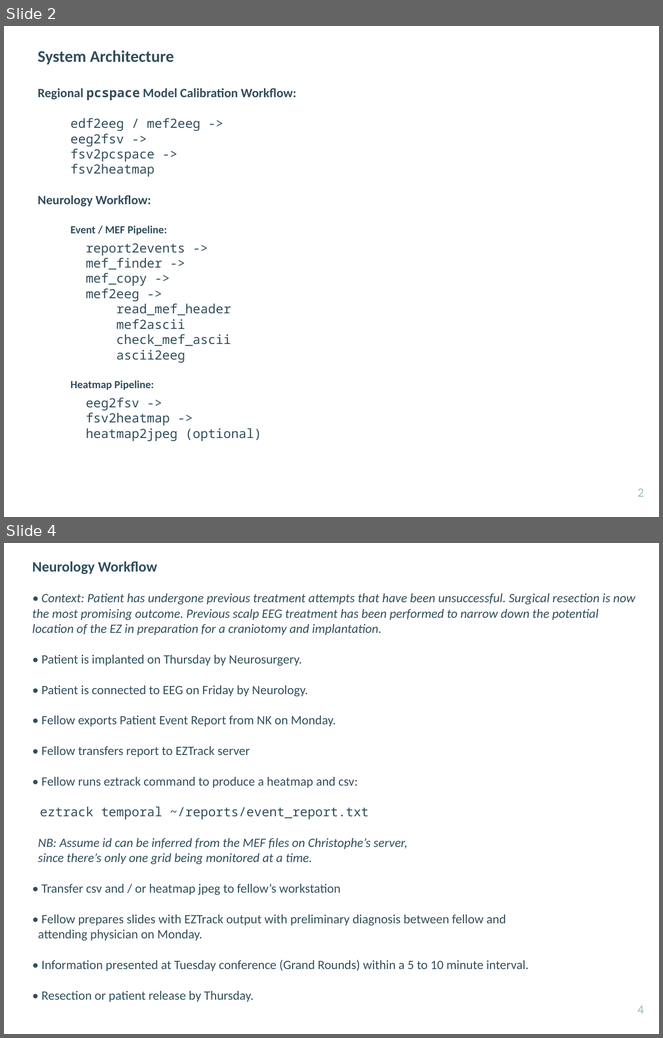
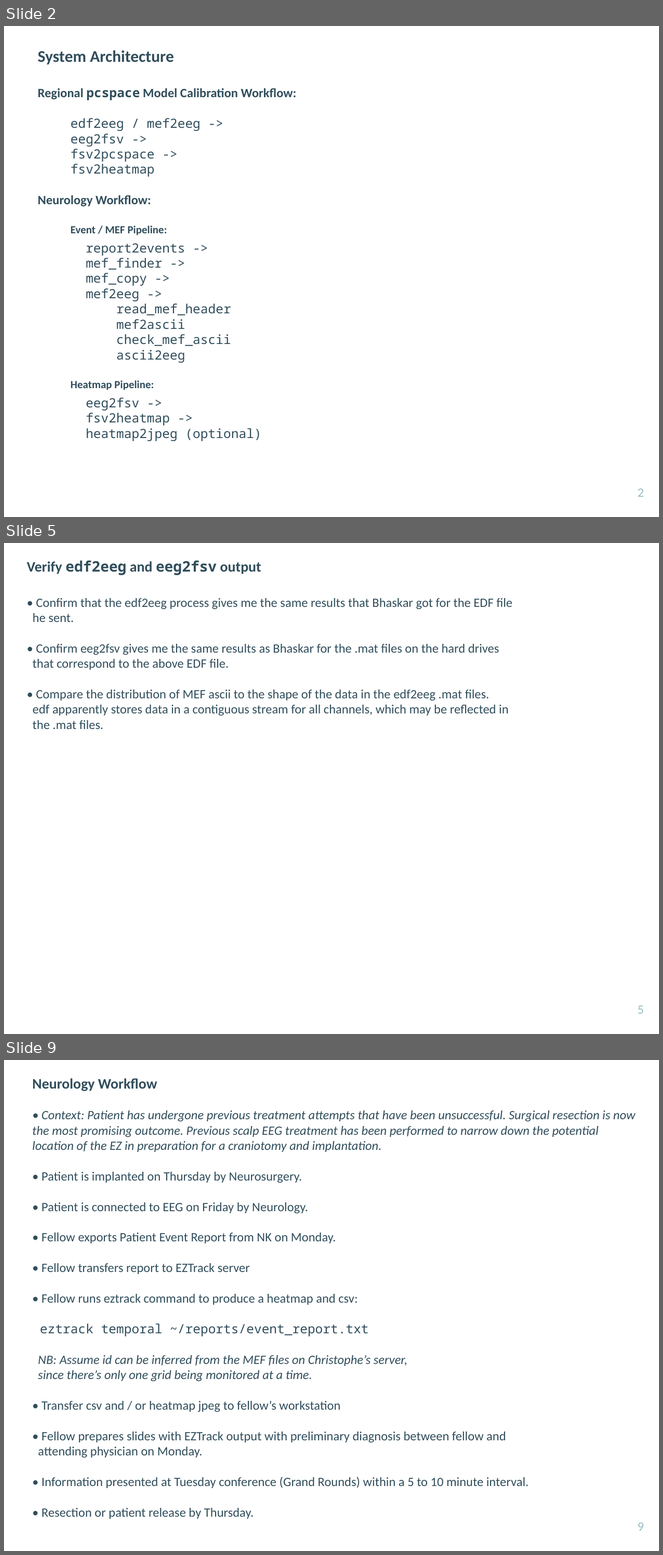
Before and after one commit to ncsl/network_neuroscience_epilepsy, a slide deck: EZTrack-implementation-guide.pptx. Shown one above the other, each under a label of ours: slides 2 and 4 before the commit, slides 2, 5 and 9 after it; the slides between them are not shown. The pictures are 663x1038 and 663x1555 pixels, drawn with LibreOffice and Linux fonts; fonts in the diff are those of the drawing. Boxes give left, top, right and bottom in pixels: in the first picture for what was removed or moved away, otherwise in the second. Text is boxed around its words. In the diff, an @@ line names an element or a change of style, - is before the commit and + after.

```diff
--- a/EZTrack-implementation-guide.pptx
+++ b/EZTrack-implementation-guide.pptx
@@ slide 5 added at box(4, 543, 659, 1034), background #FFFFFF @@
@@ text added at box(27, 560, 513, 729), 14 pt, text #304D5B @@
+Verify edf2eeg and eeg2fsv output
+• Confirm that the edf2eeg process gives me the same results that Bhaskar got for the EDF file
+he sent.
+• Confirm eeg2fsv gives me the same results as Bhaskar for the .mat files on the hard drives
+that correspond to the above EDF file.
+• Compare the distribution of MEF ascii to the shape of the data in the edf2eeg .mat files.
+edf apparently stores data in a contiguous stream for all channels, which may be reflected in
+the .mat files.
@@ page number added at box(638, 1006, 644, 1014), 14 pt, text #96BEC3 @@
+5
@@ what was slide 4 is now slide 9 @@
@@ page number at box(638, 1523, 644, 1531): text changed @@
-4
+9
```
Also in this commit, not shown: 4 other slides added.
